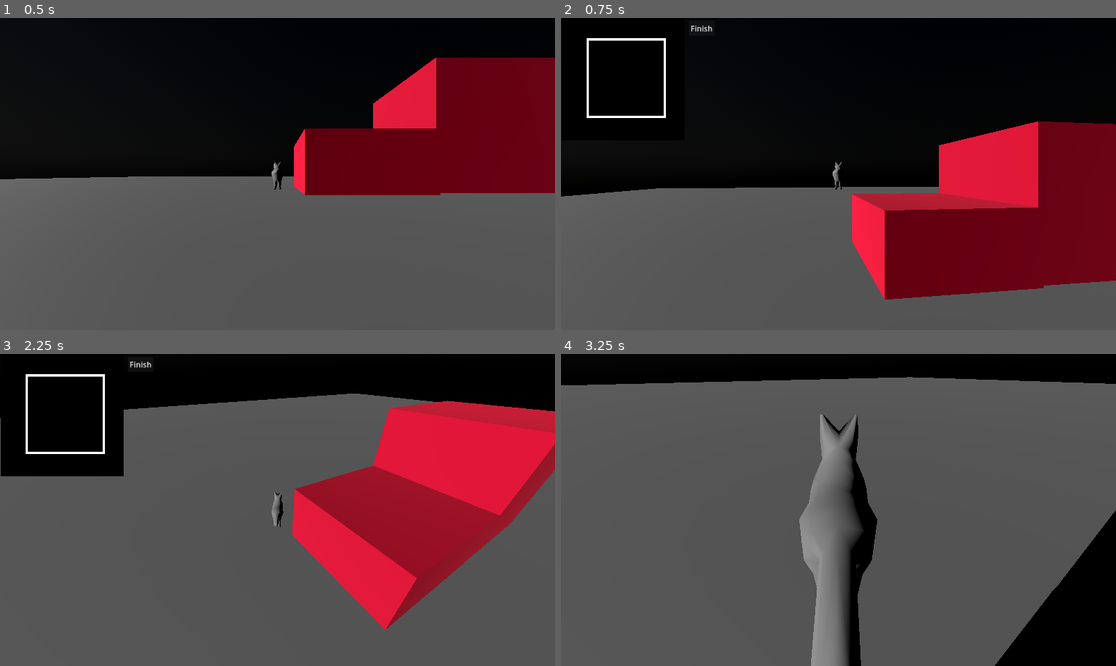
Above: before the commit, frames 1-4 (two rows, left to right).
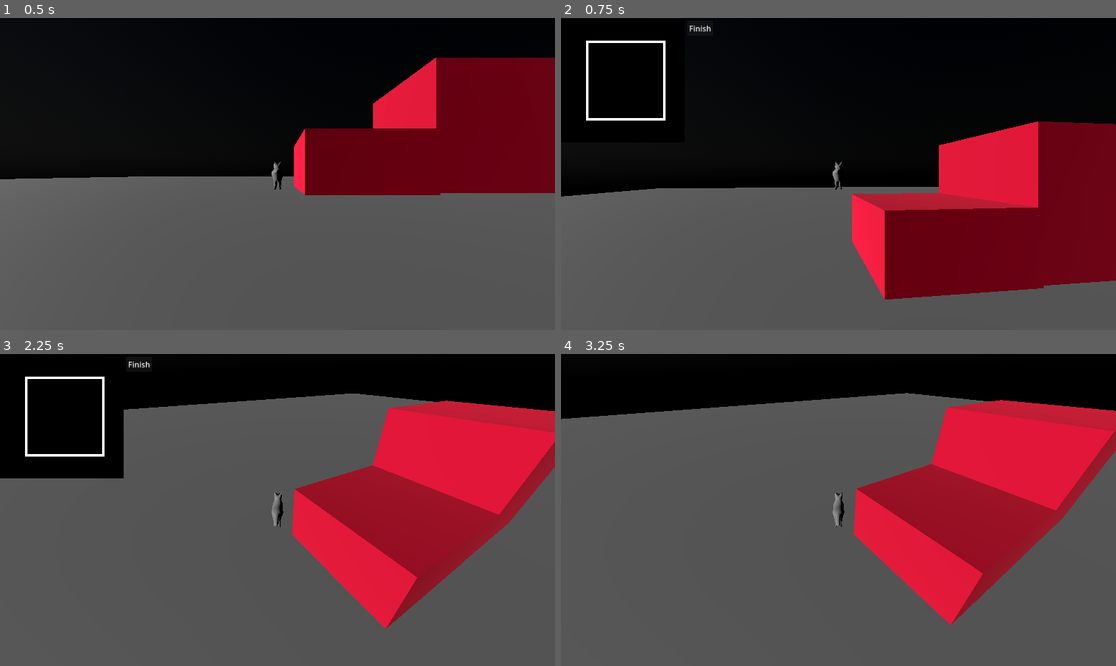
Above: after the commit, the same moments.

Repository: ThgTheReal/info-game-fr
Game: Godot game, scene res://World/World.tscn
Two runs of this game, one before a commit and one after it. Both use one fixed random seed, a clock stepped at 60 frames per second and the inputs below.
Inputs (mouse positions are in pixels of both pictures, inside the frame that each line leads up to):
- Up to frame 1 (0.5 s): no input
- Up to frame 2 (0.75 s): tap Enter (ui_accept) at 0.5 s; move the mouse to (866, 174) at 0.52 s; hold W (Forward) from 0.53 s (still down); tap M (open_magic) at 0.6 s; click (866, 174) at 0.67 s
- Up to frame 3 (2.25 s): tap Enter (ui_accept) at 0.77 s; release W (Forward) at 1.25 s; click "Finish" at 1.25 s; move the mouse to (249, 510) at 2.02 s; hold W (Forward) from 2.03 s (still down); tap M (open_magic) at 2.1 s
- Up to frame 4 (3.25 s): tap Enter (ui_accept) at 2.27, 2.75 s; move the mouse to (622, 413) at 2.77 s; release W (Forward) at 2.78 s; hold D (Right) from 2.78 s (still down); tap M (open_magic) at 2.85 s; click (622, 413) at 2.92 s

Frame 1 is identical in both runs. In frame 2, 0.7% of the frame differs, in the area x 4-28%, y 2-33%; in frame 3, 1.2%; in frame 4, 38%, in the area x 0-100%, y 7-100%.

Commit message:
Magi small fix

Diff:
--- a/Player/Player.gd
+++ b/Player/Player.gd
@@ -4,7 +4,7 @@
 @export var jump_velocity := 4.0
 @export var mouse_sensitivity := 0.002
 
-@export var max_side_pitch := 0.15 # in radians, ~8,6° horizontal max
+@export var max_side_pitch := 0.3 # in radians, ~17,2° horizontal max
 @export var side_lerp_speed := 5.0 # wie schnell sich die Kamera zurückstellt
 
 @onready var camera_arm := $CameraArm  # SpringArm3D
--- a/Player/Player.tscn
+++ b/Player/Player.tscn
@@ -32,31 +32,49 @@
 
 [node name="MagicPopup" type="Control" parent="CanvasLayer"]
 layout_mode = 3
-anchors_preset = 0
-offset_left = 1.0
-offset_top = -2.0
-offset_right = 397.0
-offset_bottom = 399.0
+offset_top = 1.0
+offset_right = 415.0
+offset_bottom = 403.0
+grow_horizontal = 2
+grow_vertical = 2
 script = ExtResource("3_tok1r")
 
 [node name="Reference" type="TextureRect" parent="CanvasLayer/MagicPopup"]
-layout_mode = 0
-offset_right = 256.0
-offset_bottom = 256.0
+layout_mode = 1
+anchors_preset = -1
+anchor_left = -0.952
+anchor_top = -0.289
+anchor_right = -0.952
+anchor_bottom = -0.289
+offset_left = 395.08002
+offset_top = 118.490005
+offset_right = 651.08
+offset_bottom = 374.49
 texture = ExtResource("4_8g4oa")
 
 [node name="DrawArea" type="Control" parent="CanvasLayer/MagicPopup"]
-anchors_preset = 0
-offset_right = 257.0
-offset_bottom = 255.0
+layout_mode = 1
+anchor_left = -0.952
+anchor_top = -0.29000002
+anchor_right = -0.952
+anchor_bottom = -0.29000002
+offset_left = 395.08002
+offset_top = 118.90001
+offset_right = 651.08
+offset_bottom = 374.90002
 script = ExtResource("4_ddoul")
 
 [node name="Button" type="Button" parent="CanvasLayer/MagicPopup"]
-layout_mode = 0
-offset_left = 264.0
-offset_top = 8.0
-offset_right = 318.0
-offset_bottom = 39.0
+layout_mode = 1
+anchors_preset = -1
+anchor_left = -0.95300007
+anchor_top = -0.28300002
+anchor_right = -0.95300007
+anchor_bottom = -0.28300002
+offset_left = 657.495
+offset_top = 119.03001
+offset_right = 711.495
+offset_bottom = 150.03
 text = "Finish"
 
 [connection signal="pressed" from="CanvasLayer/MagicPopup/Button" to="." method="_on_button_pressed"]
--- a/Player/magic_popup.gd
+++ b/Player/magic_popup.gd
@@ -2,7 +2,6 @@
 
 @onready var draw_area: Control = $DrawArea
 @onready var reference: TextureRect = $Reference
-@onready var confirm_btn: Button = $ConfirmBtn
 
 func _ready() -> void:
 	visible = false
Binary file removed: Ste-8-final-circle-web.jpg
Not shown, removed: Ste-8-final-circle-web.jpg.import
